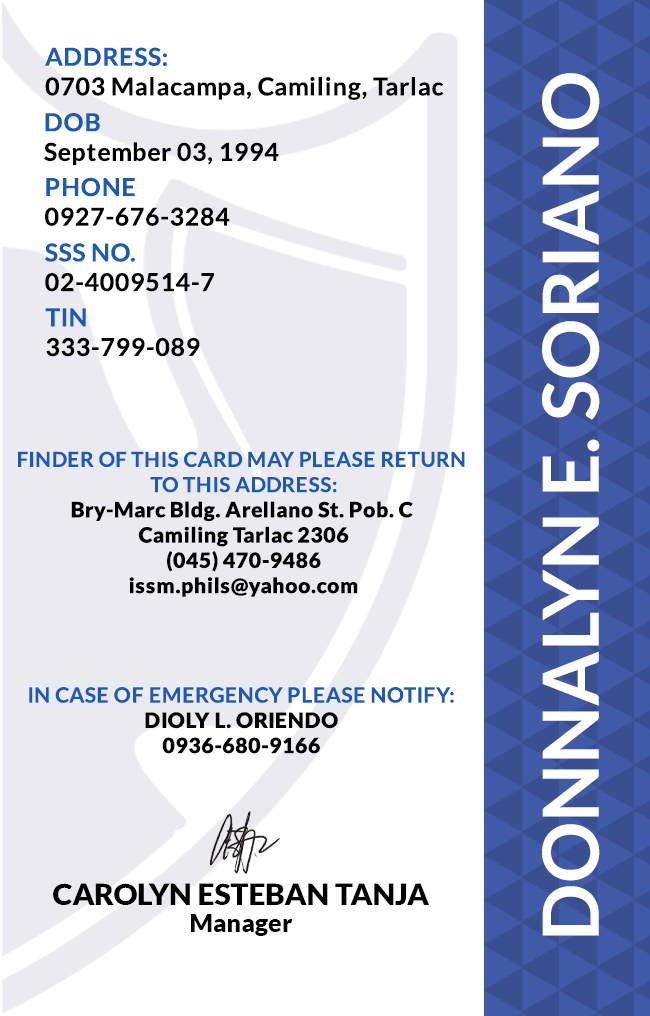
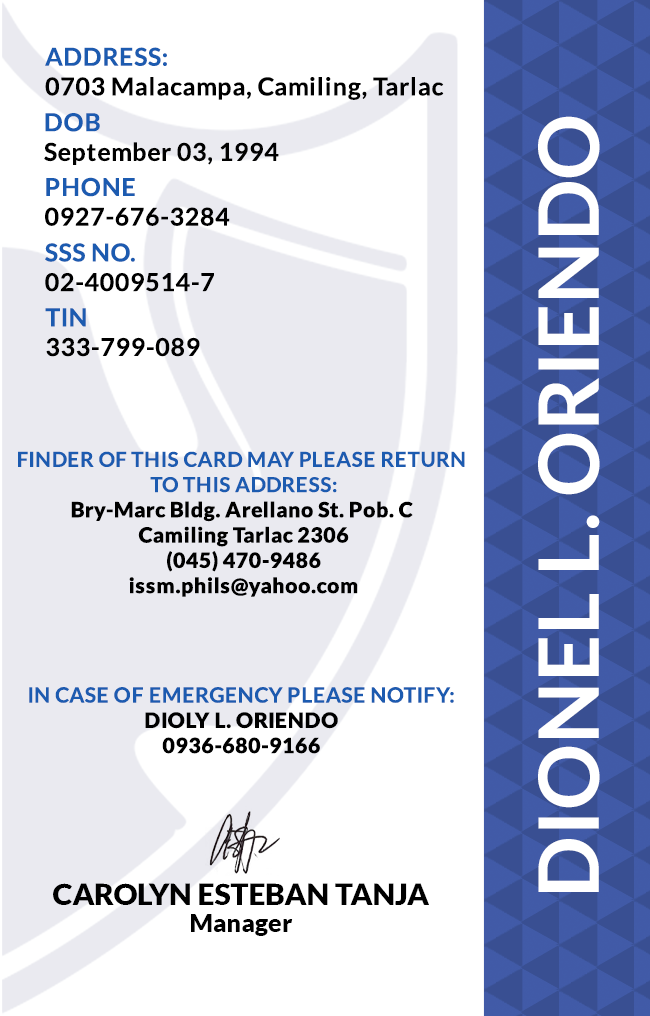
Layered file, before and after one edit (650x1016). Changes by layer:
renamed "DONNALYN E. SORIANO" to "DIONEL L. ORIENDO", painted on it over (538, 73, 600, 936)
